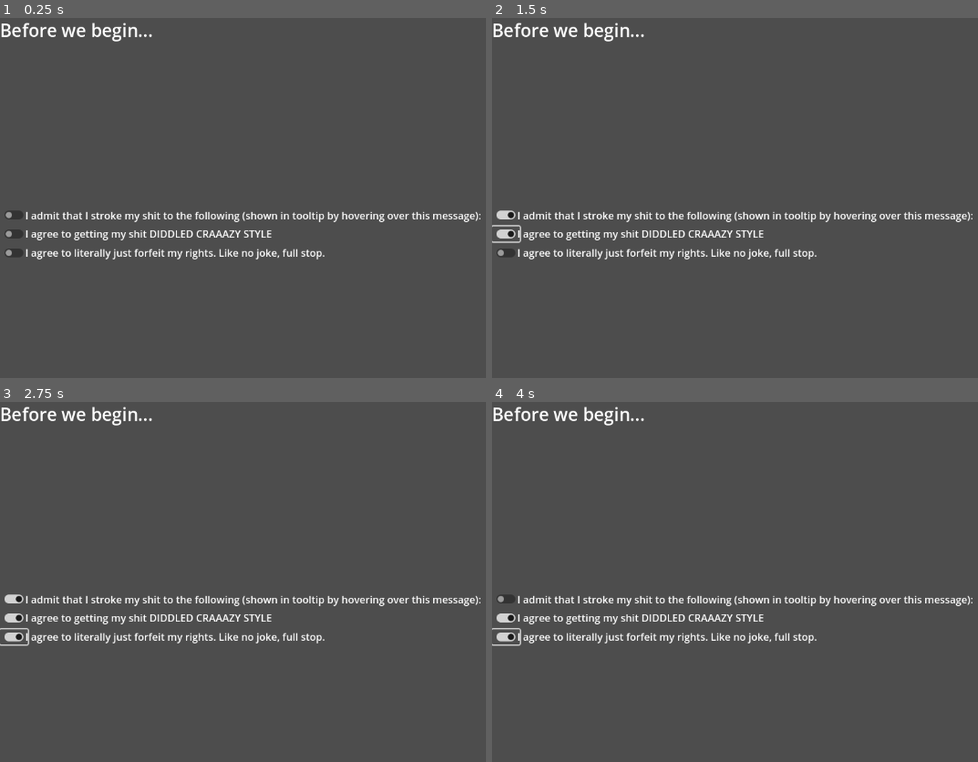
Above: before the commit, frames 1-4 (two rows, left to right).
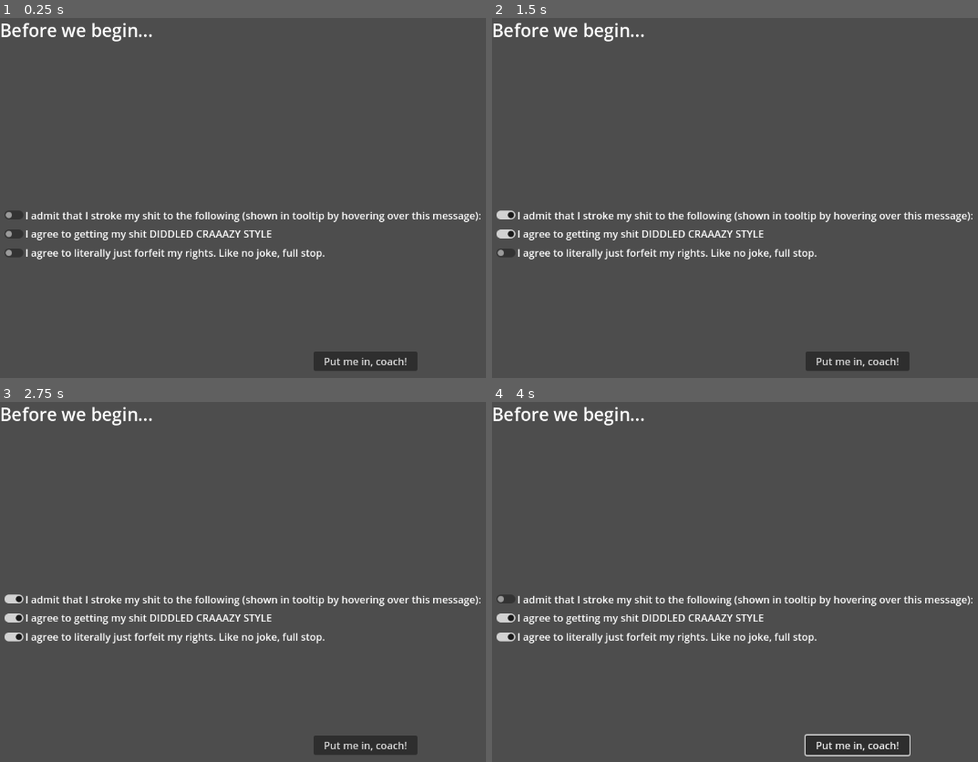
Above: after the commit, the same moments.

Repository: synthinityofstars/FunkyMonkeyGamingProject
Game: Godot game, scene res://scenes/consent_screen.tscn
Two runs of this game, one before a commit and one after it. Both use one fixed random seed, a clock stepped at 60 frames per second and the inputs below. The project has no main scene, so this scene is started directly.
Inputs (mouse positions are in pixels of both pictures, inside the frame that each line leads up to):
- Up to frame 1 (0.25 s): no input
- Up to frame 2 (1.5 s): click "I admit that I stroke my shit…" at 0.5 s; click "I agree to getting my shit DI…" at 1.25 s
- Up to frame 3 (2.75 s): click "I agree to literally just for…" at 2 s
- Up to frame 4 (4 s): click (856, 744) at 2.75 s, where only the run after the commit has a clickable "Put me in, coach!"; click "I admit that I stroke my shit…" at 3.5 s

The runs differ from the first frame. In frame 1, 1.1% of the frame differs, in the area x 64-86%, y 92-98%; in frame 2, 1.1%; in frame 3, 1.1%; in frame 4, 1.4%, in the area x 0-87%, y 62-99%.

Commit message:
more  stuff in the tooltip

Diff:
--- a/scenes/consent_screen.tscn
+++ b/scenes/consent_screen.tscn
@@ -18,7 +18,7 @@
 theme_type_variation = &"HeaderLarge"
 text = "Before we begin..."
 
-[node name="CheckButton" type="CheckButton" parent="."]
+[node name="StroknitCheckButton" type="CheckButton" parent="."]
 layout_mode = 1
 anchors_preset = 4
 anchor_top = 0.5
@@ -29,7 +29,7 @@
 grow_vertical = 2
 focus_mode = 0
 
-[node name="StroknitLabel" type="Label" parent="CheckButton"]
+[node name="StroknitLabel" type="Label" parent="StroknitCheckButton"]
 layout_mode = 1
 anchors_preset = 4
 anchor_top = 0.5
@@ -40,14 +40,16 @@
 offset_bottom = 11.5
 grow_vertical = 2
 tooltip_text = "WOMEN. MEN. NON-BINARY PEOPLE. FEMBOYS. FUNKY KONG. FEMBOY FUNKY KONG. SUSPICIOUSLY
-ANTHROMORPHIC POKEMON. HENRY OF SKALITZ. THE NUMBER \"58\". GORBINO.
-HATSUNE MIKU. KIRYU KAZUMA.
+ANTHROMORPHIC POKEMON. SPYRO THE DRAGON. HENRY OF SKALITZ. THE NUMBER \"58\". GORBINO.
+HATSUNE MIKU. KIRYU KAZUMA. TIFA LOCKHEART. ZENYATTA. THE ENTIRETY OF YEMEN.
+THE ENTIRE JAPANESE HIRAGANA ALPHABET.
+
 
 RAW, UNLUBRICATED, AND UNFILTERED, UNTIL IT COVERS THE FLOORS, CEILINGS, AND WALLS."
 mouse_filter = 0
 text = "I admit that I stroke my shit to the following (shown in tooltip by hovering over this message):"
 
-[node name="CheckButton2" type="CheckButton" parent="."]
+[node name="DiddlerCheckButton" type="CheckButton" parent="."]
 layout_mode = 1
 anchors_preset = 4
 anchor_top = 0.5
@@ -56,8 +58,9 @@
 offset_right = 44.0
 offset_bottom = 34.0
 grow_vertical = 2
+focus_mode = 0
 
-[node name="DiddlerLabel" type="Label" parent="CheckButton2"]
+[node name="DiddlerLabel" type="Label" parent="DiddlerCheckButton"]
 layout_mode = 1
 anchors_preset = 4
 anchor_top = 0.5
@@ -69,7 +72,7 @@
 grow_vertical = 2
 text = "I agree to getting my shit DIDDLED CRAAAZY STYLE"
 
-[node name="CheckButton3" type="CheckButton" parent="."]
+[node name="RightsForfeitCheckButton" type="CheckButton" parent="."]
 layout_mode = 1
 anchors_preset = 4
 anchor_top = 0.5
@@ -78,8 +81,9 @@
 offset_right = 44.0
 offset_bottom = 64.0
 grow_vertical = 2
+focus_mode = 0
 
-[node name="Label" type="Label" parent="CheckButton3"]
+[node name="RightsForfeitLabel" type="Label" parent="RightsForfeitCheckButton"]
 layout_direction = 1
 layout_mode = 1
 anchors_preset = 4
@@ -91,3 +95,20 @@
 offset_bottom = 11.0
 grow_vertical = 2
 text = "I agree to literally just forfeit my rights. Like no joke, full stop."
+
+[node name="OKButton" type="Button" parent="."]
+layout_mode = 0
+offset_left = 496.0
+offset_top = 528.0
+offset_right = 660.0
+offset_bottom = 559.0
+text = "Put me in, coach!"
+
+[node name="ErrorLabel" type="Label" parent="."]
+visible = false
+layout_mode = 0
+offset_left = 368.0
+offset_top = 576.0
+offset_right = 787.0
+offset_bottom = 599.0
+text = "YAINT FUCKIN CHECKED THE TERMS AND CONDITIONS"
